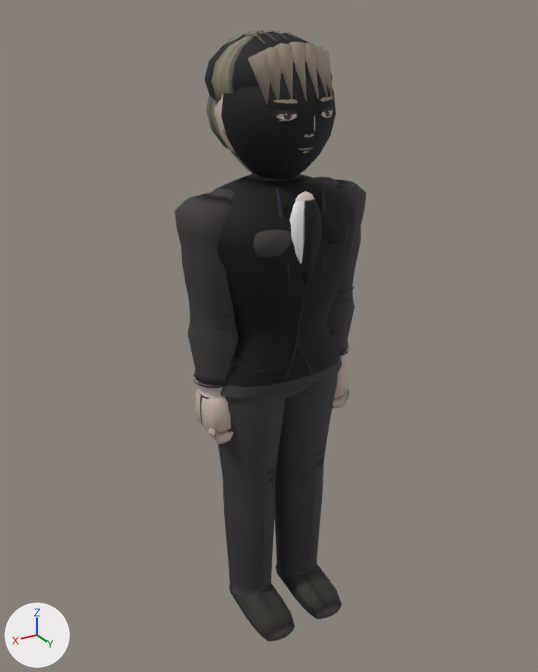
One commit to the glTF model assets/models/ryujihak_a.glb: the scene before it, then after it.
Both versions are drawn from a 50 mm lens placed at (1.143, 1.869, 1.946), pointed at (0.007, -0.024, 0.999). Arrows for +X, +Y and +Z are at lower left; the lights stay in place. The picture after the commit comes second. Vertices at exactly the same position are counted once.

Names of what the first picture shows: 'Body'.
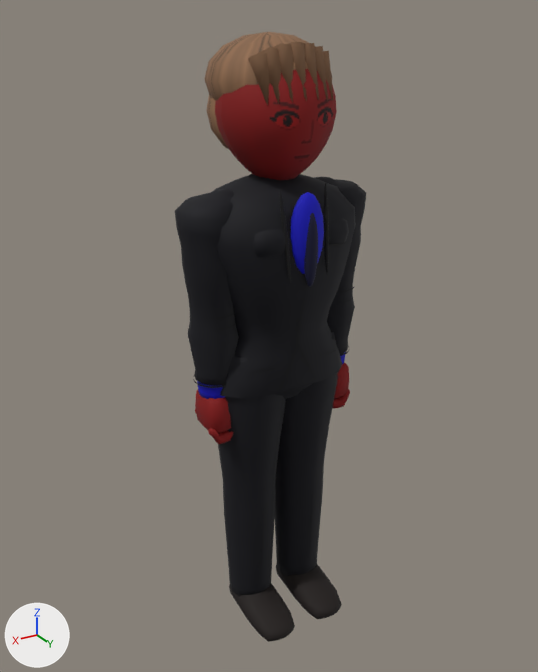
Boxes [x1, y1, x2, y2] around the edits, measured in the pictures (538 x 672 px; the box of a moved part takes in the faces that stretch with it):
'Body', reshaped
    before: [175, 30, 366, 642]
    after: [175, 32, 366, 642]
part 1 of me_mesh_0, deleted
    before: [272, 97, 335, 153]
part 2 of me_mesh_0, moved or reshaped
    before: [214, 30, 336, 352]
    after: [215, 69, 337, 354]
part 3 of me_mesh_0, surface changed
    both: [175, 32, 366, 642]

The change in detail:
me_mesh_0 is used by ob_body; location (0.0, 0.0, 0.0).
me_mesh_0 had 4497 vertices, 7992 faces and spanned x -0.32..0.32, y -0.21..0.23, z -0.03..1.91.
me_mesh_0 now has 3671 vertices, 6736 faces and spans x -0.32..0.32, y -0.21..0.23, z -0.03..1.91.
me_mesh_0 part 1: 17 loose pieces with 731 vertices, spanning x -0.1..0.1, y 0.15..0.18, z 1.6..1.75, are deleted.
me_mesh_0 part 2: 141 vertices moved within x -0.14..0.14, y -0.14..0.19, z 1.24..1.84; 582 vertices removed from x -0.16..0.16, y -0.2..0.19, z 0.97..1.91; 487 vertices added at x -0.17..0.17, y -0.17..0.21, z 0.96..1.88.
me_mesh_0 part 3: 5480 kept faces spanning x -0.32..0.32, y -0.21..0.23, z -0.03..1.91 get new texture (UV) coordinates.
